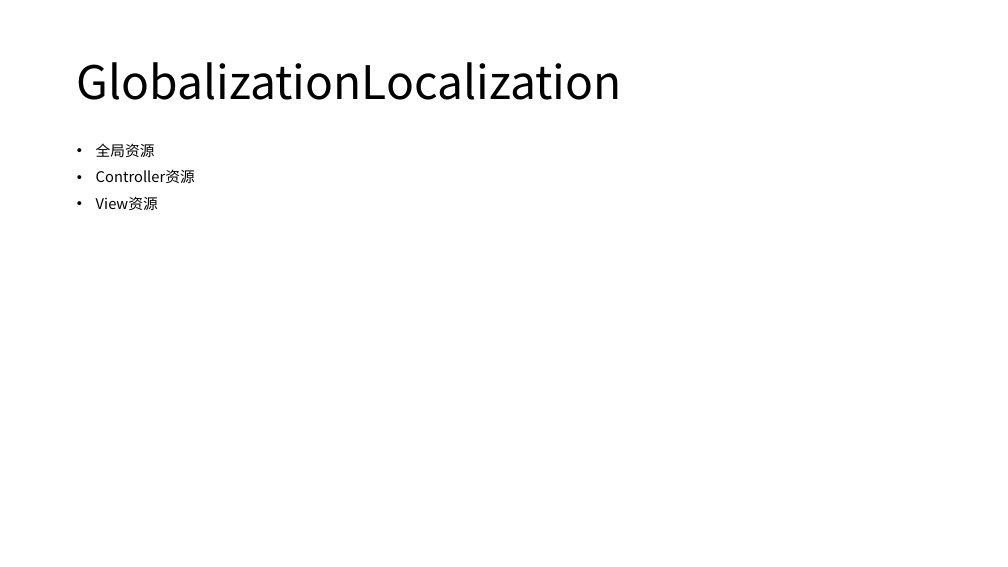
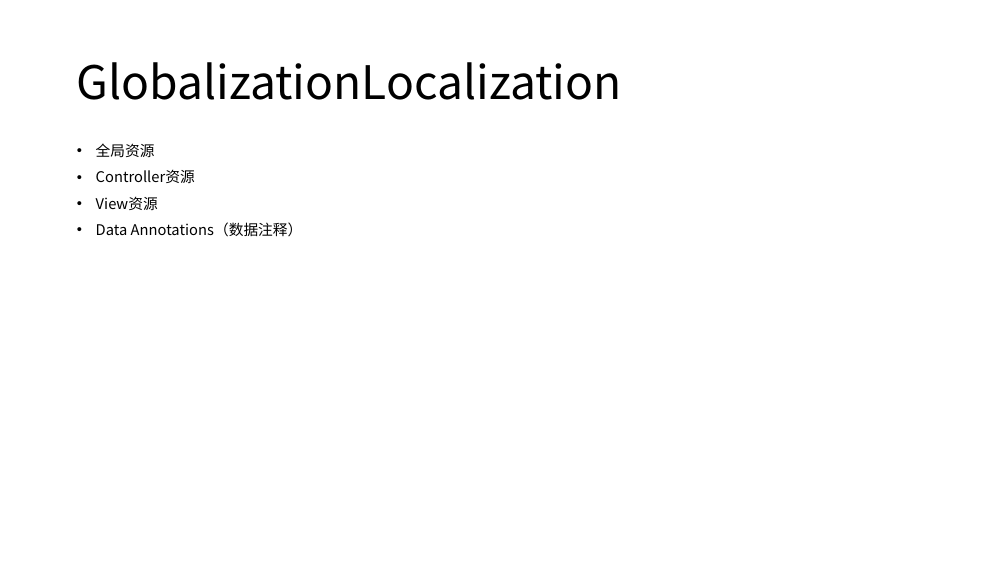
Before and after one commit to axzxs2001/aspnetcore5.0, a slide deck: slide 11 of aspnetcore3.0course/docs/aspnetcore3.0course.pptx. Drawn at 1008x567 pixels with LibreOffice and Linux fonts; fonts in the diff are those of the drawing. Boxes give left, top, right and bottom in pixels: in the first picture for what was removed or moved away, otherwise in the second. Text is boxed around its words. In the diff, an @@ line names an element or a change of style, - is before the commit and + after.

```diff
--- a/aspnetcore3.0course/docs/aspnetcore3.0course.pptx
+++ b/aspnetcore3.0course/docs/aspnetcore3.0course.pptx
@@ text at (96, 222, 303, 237): paragraph added @@
+• Data Annotations（数据注释）
```
Also in this commit, not shown: 2 other slides changed, 2 slides added, 1 slide removed, 3 other files.
